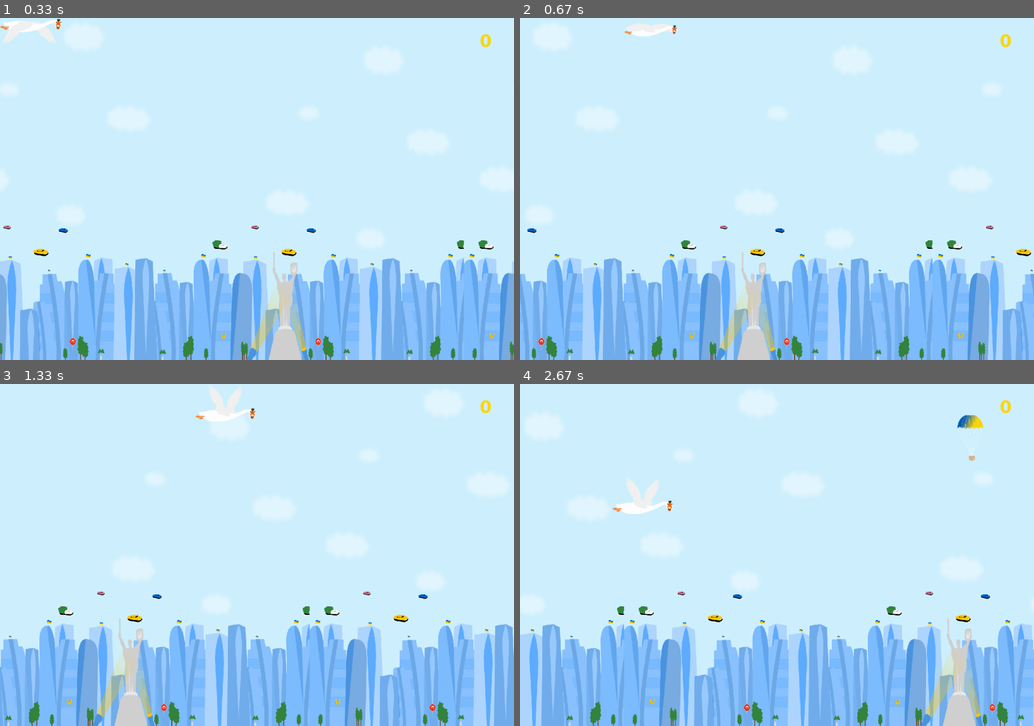
Above: before the commit, frames 1-4 (two rows, left to right).
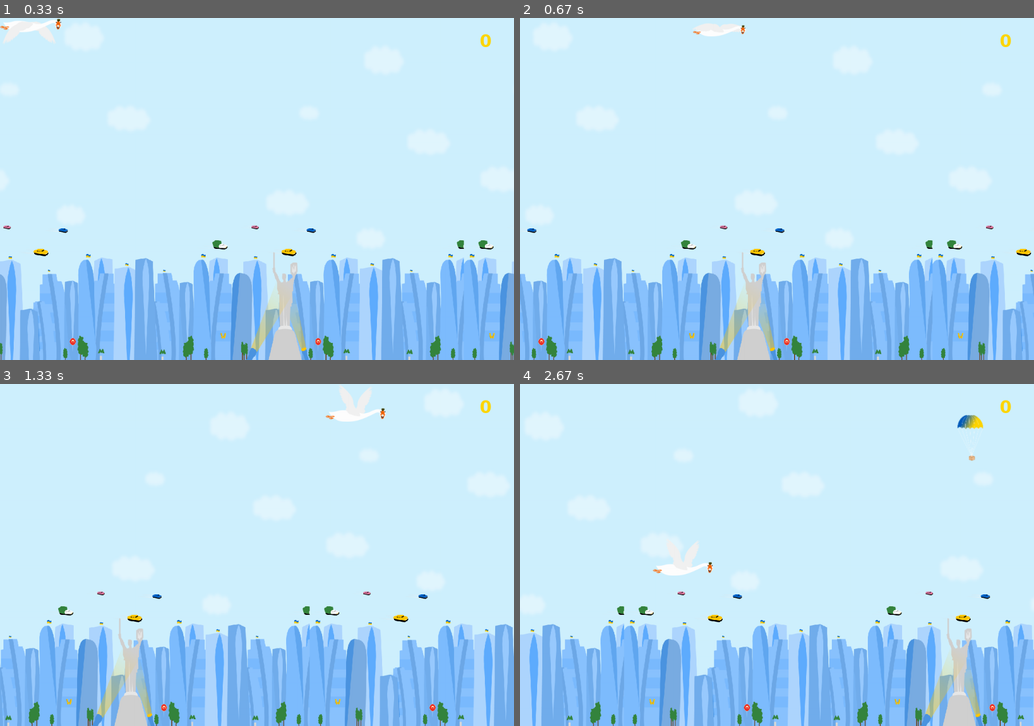
Above: after the commit, the same moments.

Repository: Michael-Kiniaiev/py-game
Game: pygame game, started from main.py
Same seed, same stepped clock (60 frames per second), same inputs: the game is played once before the commit and once after it.
Inputs:
- Up to frame 1 (0.33 s): no input
- Up to frame 2 (0.67 s): hold Right from 0.33 s (still down)
- Up to frame 3 (1.33 s): release Right at 0.8 s; hold Up 0.83-1.13 s; hold Right from 1.17 s (still down)
- Up to frame 4 (2.67 s): release Right at 1.63 s; hold Left 1.67-2.2 s; hold Down 2.23-2.53 s; hold Left from 2.57 s (still down)

Frame 1 is identical in both runs. In frame 2, 0.5% of the frame differs, in the area x 20-45%, y 1-6%; in frame 3, 0.9%, in the area x 38-75%, y 0-11%; in frame 4, 0.9%.

Commit message:
Update main.py

Diff:
--- a/main.py
+++ b/main.py
@@ -39,10 +39,10 @@
 player_size = (10, 10)
 player = pygame.image.load('py-game/player.png').convert_alpha()
 player_rect = player.get_rect()
-player_move_down = [0, 6]
-player_move_up = [-0, -6]
-player_move_right = [6, 0]
-player_move_left = [-6, -0]
+player_move_down = [0, 10]
+player_move_up = [-0, -10]
+player_move_right = [10, 0]
+player_move_left = [-10, -0]
 enemy_sizes = ((40, 20), (120, 60), (60, 30), (80, 40))
 
 def create_enemy():
